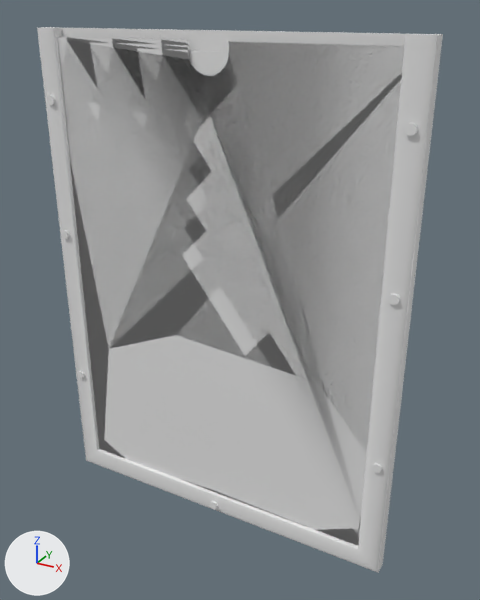
What one commit did to the FBX model Assets/Meshes/bulletin_board.fbx.
The view is the same before and after, from a camera (50 mm lens) standing at (2.6, -4.35, 2.25) and looking at (0.17, 0.07, 0.05). The lights are fixed; the arrows at lower left show +X, +Y and +Z.

The first picture shows 'base', 'covering', 'covering_cut', 'frames', 'sign'.
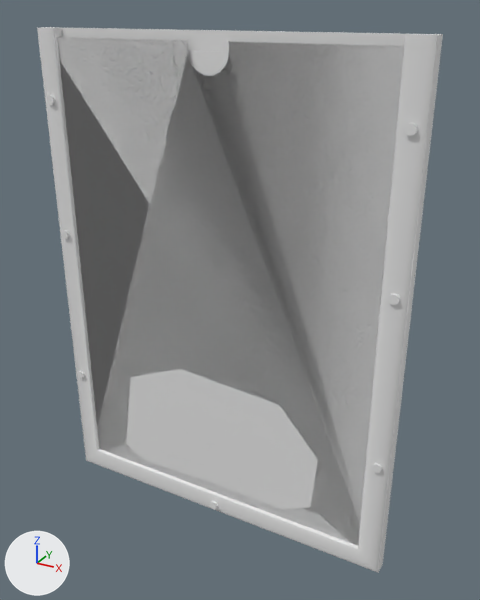
Location of each change, (x1, y1, x2, y2) in pixels of the pictures (480 x 600 px; the box of a moved part takes in the faces that stretch with it):
part 1 of me_cube_003, moved or reshaped
    both: (57, 37, 402, 546)

The edits, one by one:
me_cube_003 has 60 vertices, 34 faces and spans x -1.54..1.54, y 0.0, z -1.99..2.09.
me_cube_003 is used by ob_covering_cut; location (0.0, -0.063, -0.05).
me_cube_003 part 1: all 18 vertices in x -1.33..1.44, y 0.0, z -1.89..-0.3 are scaled about their middle by (0.735, 1, 0.735), then moved by (-0.08, 0.0, -0.12).
